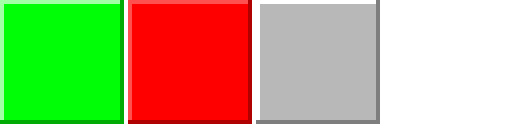
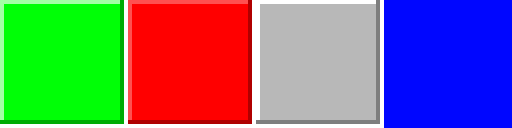
Before/after of a w=512, h=128 layered artwork. What changed in the layer stack:
painted on "texture.jpg" over (x1=384, y1=0, x2=512, y2=128)
